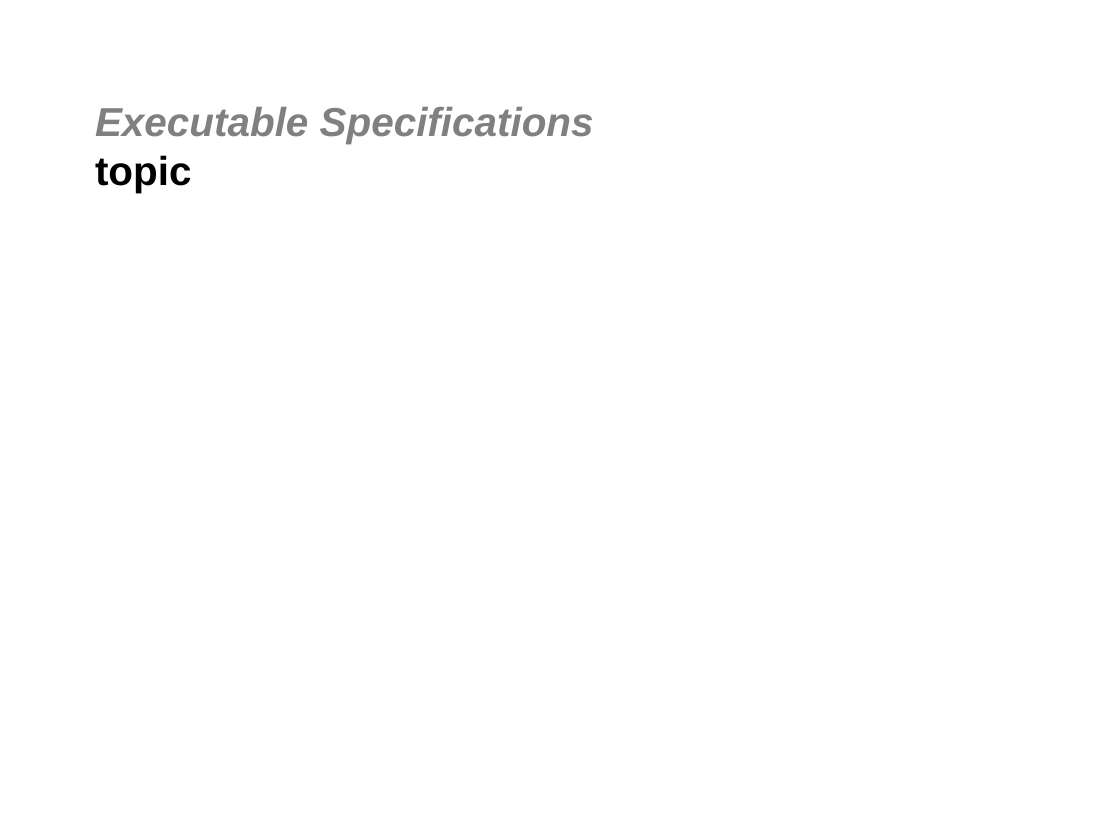
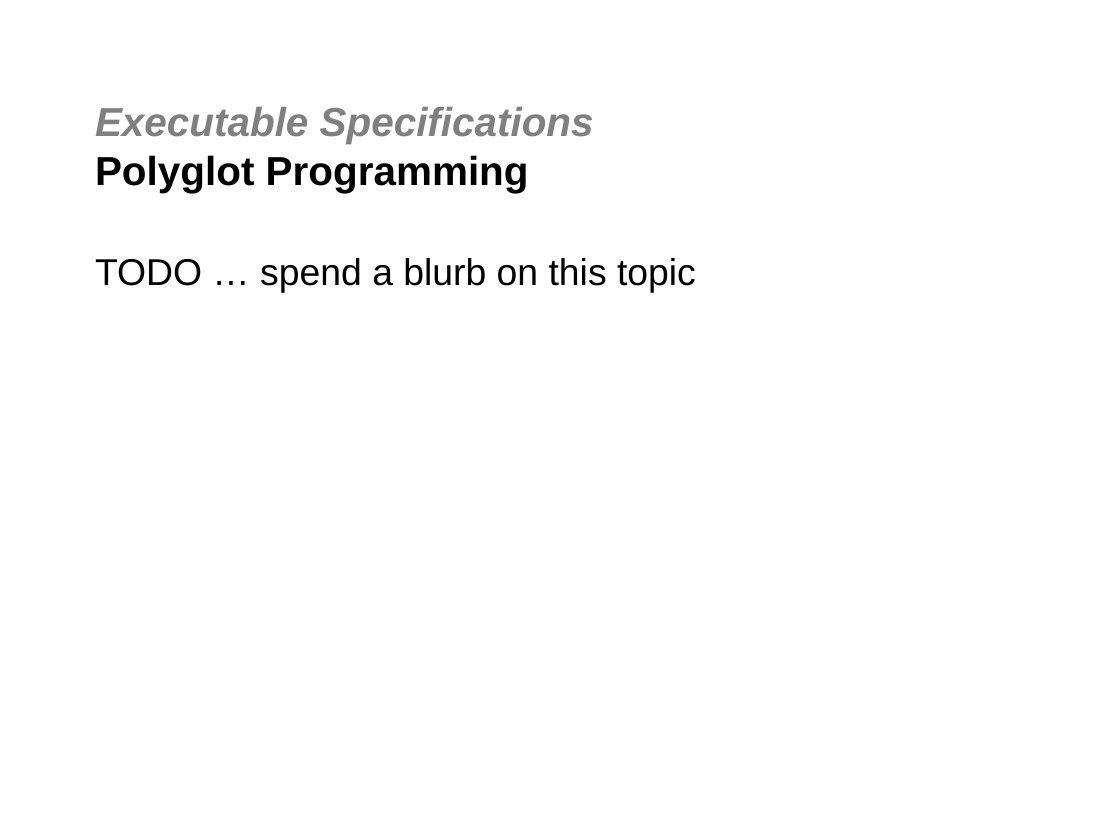
Before and after one commit to jgoodsen/agile2010, a slide deck: slide 12 of 02-bdd-dsl.ppt. Drawn at 1120x840 pixels with LibreOffice and Linux fonts; fonts in the diff are those of the drawing; background and template pictures are left out. Boxes give left, top, right and bottom in pixels: in the first picture for what was removed or moved away, otherwise in the second. Text is boxed around its words. In the diff, an @@ line names an element or a change of style, - is before the commit and + after.

```diff
--- a/02-bdd-dsl.ppt
+++ b/02-bdd-dsl.ppt
@@ title at box(95, 107, 594, 192): text changed @@
-Executable Specifications
-topic
+Executable Specifications
+Polyglot Programming
@@ text added at box(95, 258, 696, 293), 24 pt, text #000000 @@
+TODO … spend a blurb on this topic
```
Also in this commit, not shown: 4 other slides changed, 1 slide added, 10 other files.
